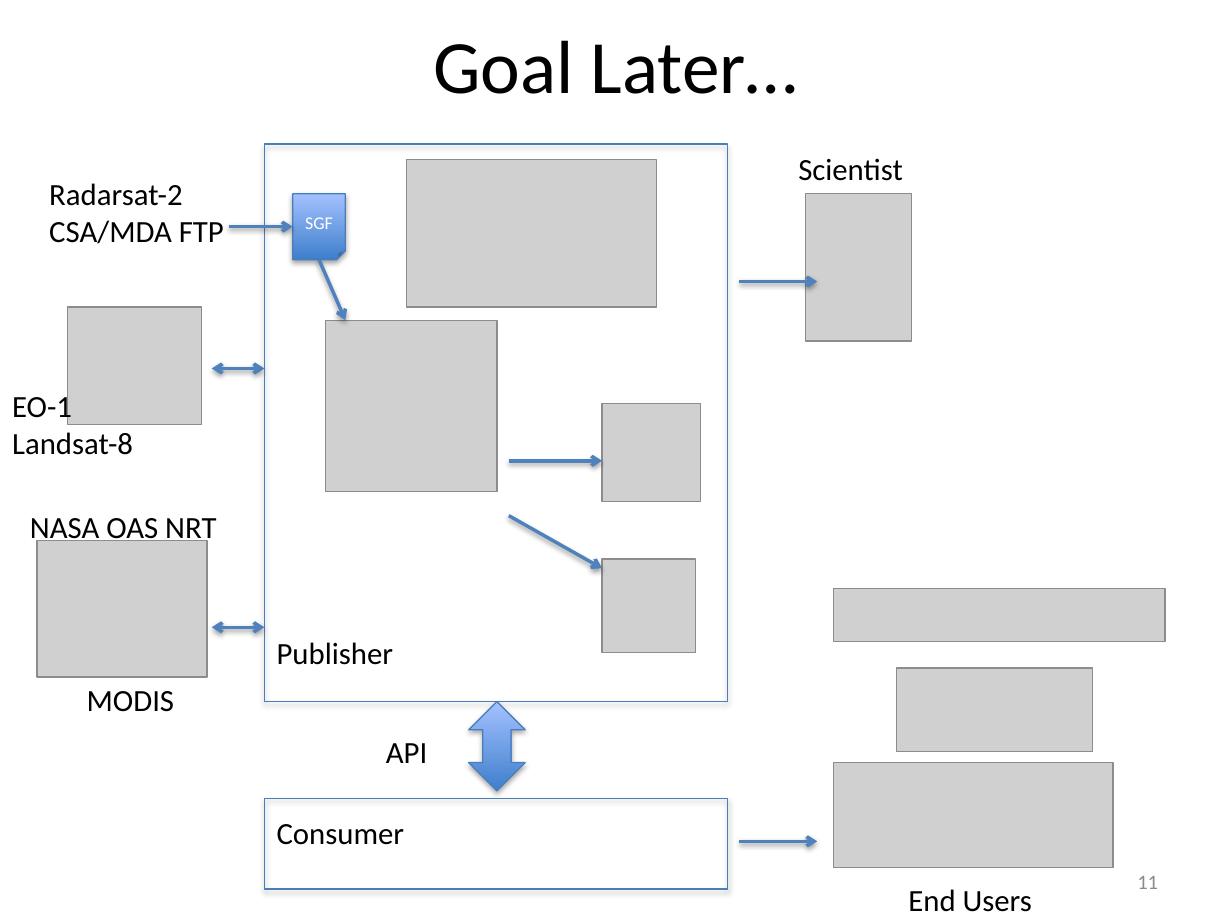
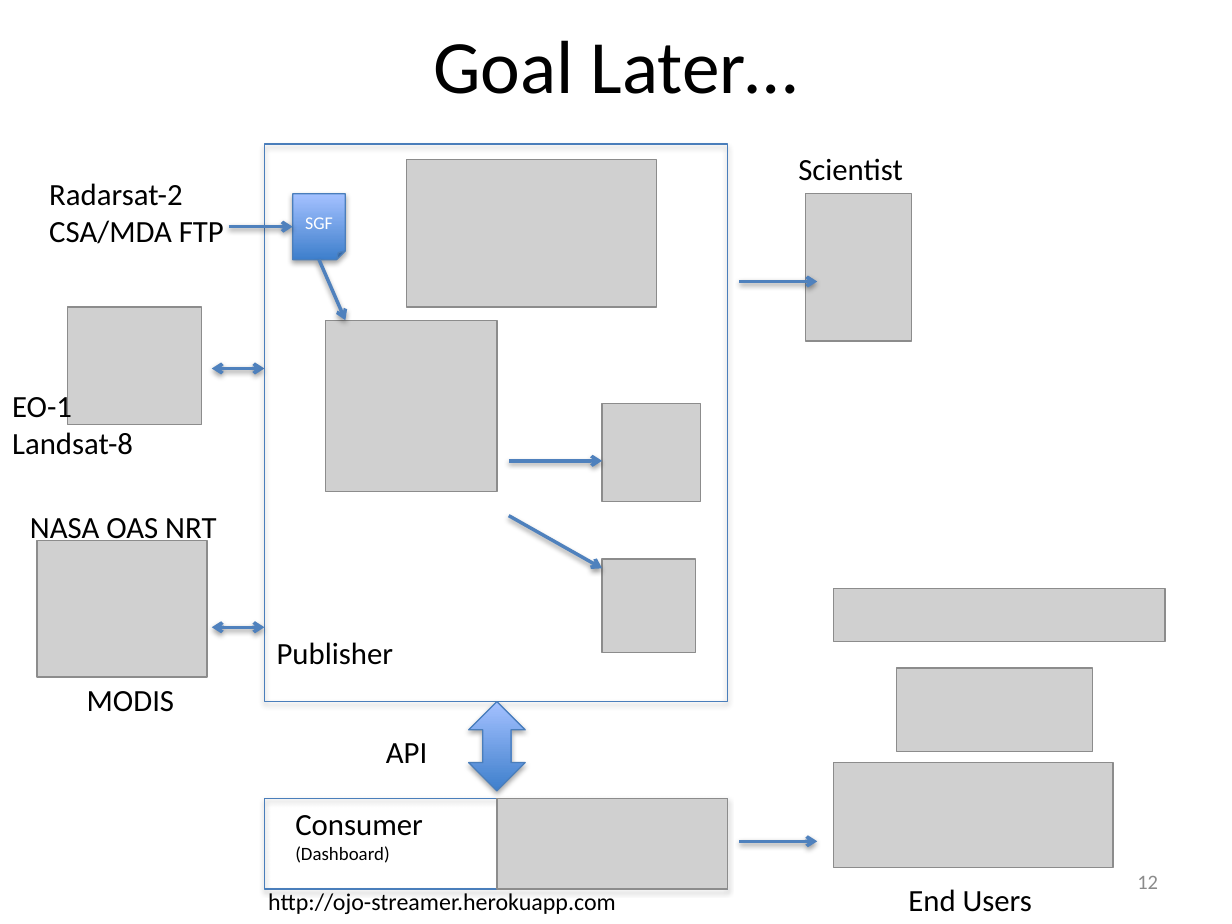
Before and after one commit to vightel/FloodMapsWorkshop, a slide deck: slide 12 of OJO-Publisher.pptx (slide 11 before the commit). Drawn at 1232x924 pixels with LibreOffice and Linux fonts; fonts in the diff are those of the drawing; grey boxes stand for pictures. Boxes give left, top, right and bottom in pixels: in the first picture for what was removed or moved away, otherwise in the second. Text is boxed around its words. In the diff, an @@ line names an element or a change of style, - is before the commit and + after.

```diff
--- a/OJO-Publisher.pptx
+++ b/OJO-Publisher.pptx
@@ text "Consumer": place and size @@
-text "Consumer" at [277,824,405,845]
+text "Consumer" at [295,815,423,863]
@@ picture added at [496,798,727,890] @@
@@ text at [295,846,389,863]: paragraph added @@
+(Dashboard)
@@ text added at [268,893,616,914], 14 pt, text #000000 @@
+http://ojo-streamer.herokuapp.com
@@ page number at [1137,876,1158,889]: text changed @@
-11
+12
```
Also in this commit, not shown: 2 other slides changed, 1 slide added, 1 other file.
